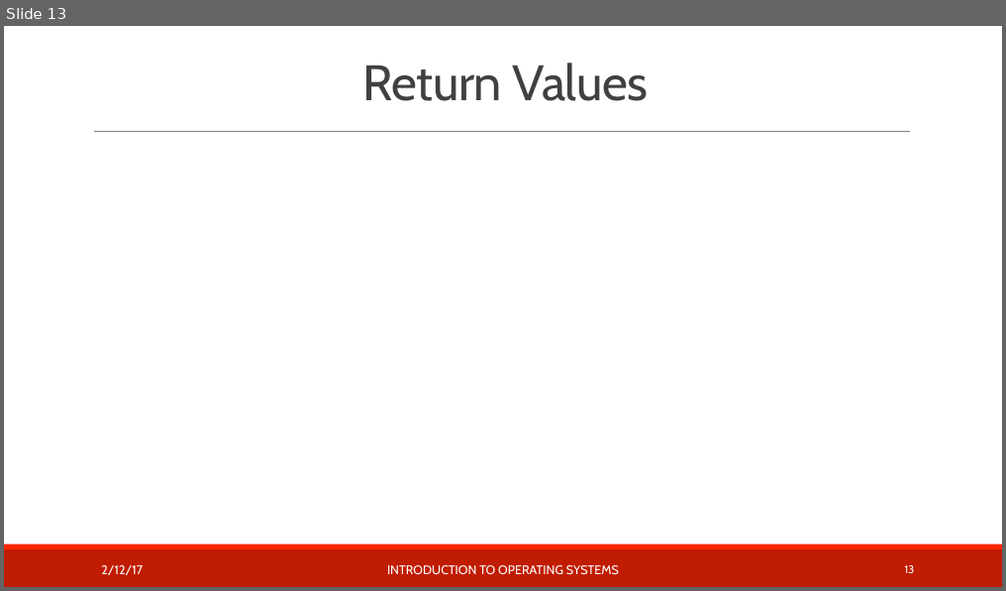
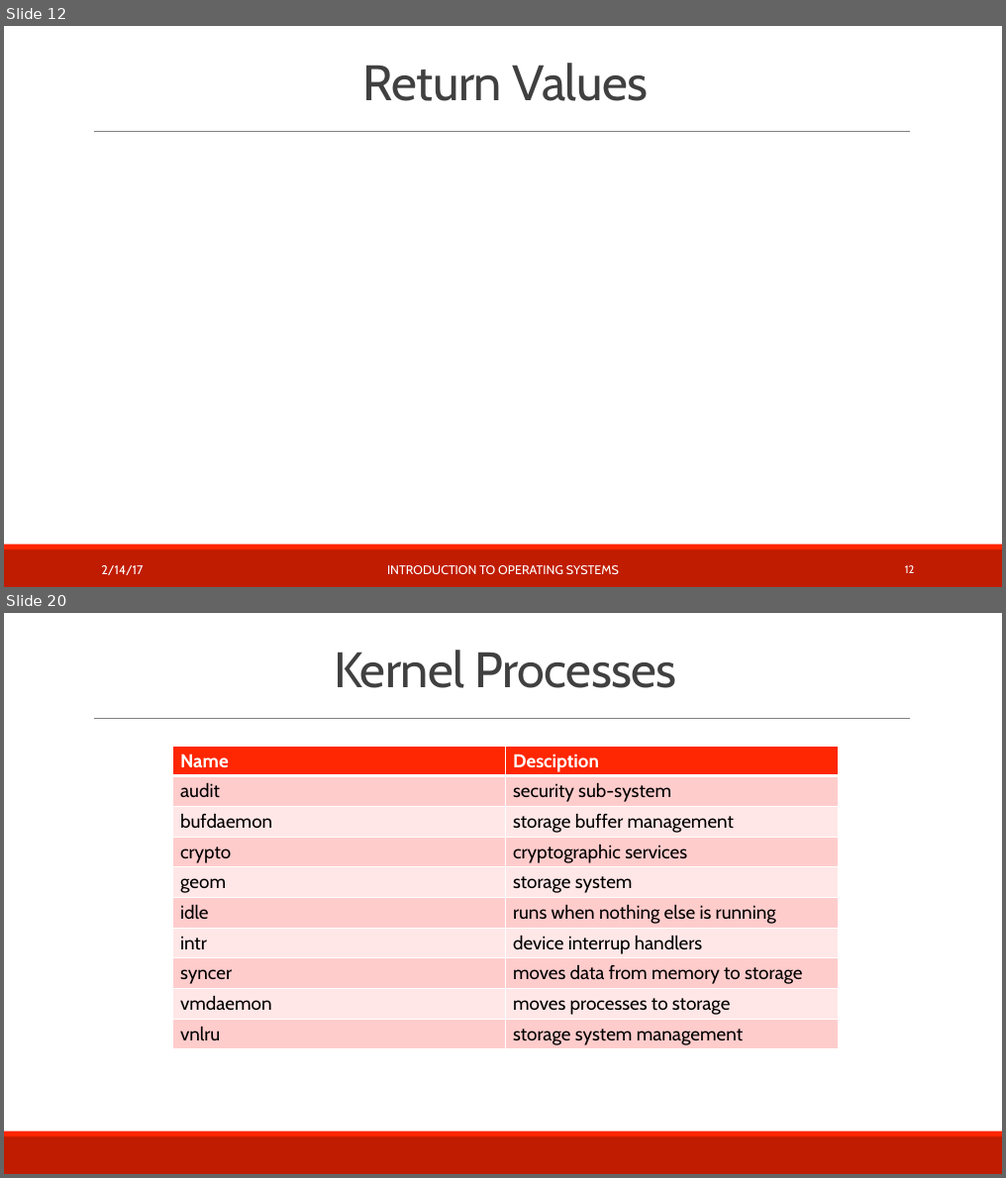
Before and after one commit to teachbsd/course, a slide deck: undergraduate/lectures/kernel-services.pptx. Shown one above the other, each under a label of ours: slide 13 before the commit, slides 12 and 20 after it; the slides between them are not shown. The pictures are 1006x591 and 1006x1178 pixels, drawn with LibreOffice and Linux fonts; fonts in the diff are those of the drawing; background and template pictures are left out. Boxes give left, top, right and bottom in pixels: in the first picture for what was removed or moved away, otherwise in the second. Text is boxed around its words. In the diff, an @@ line names an element or a change of style, - is before the commit and + after.

Commit message:
Flesh out with discussions of:
Timekeeping and clocks
Resource tracking and limiting
System processes

```diff
--- a/undergraduate/lectures/kernel-services.pptx
+++ b/undergraduate/lectures/kernel-services.pptx
@@ slide 20 added at <box>4,613,1002,1174</box>, background #FFFFFF; not listed: 3 template elements that a slide beside it also shows @@
@@ title added at <box>334,650,677,688</box>, 48 pt, text #404040 @@
+Kernel Processes
@@ table added at <box>173,746,838,1050</box>, 10 rows, 2 columns @@
+Name | Desciption
+audit | security sub-system
+bufdaemon | storage buffer management
+crypto | cryptographic services
+geom | storage system
+idle | runs when nothing else is running
+intr | device interrup handlers
+syncer | moves data from memory to storage
+vmdaemon | moves processes to storage
+vnlru | storage system management
@@ what was slide 13 is now slide 12 @@
@@ slide 12 changed as well @@
@@ text at <box>101,566,143,575</box>: text changed @@
-2/12/17
+2/14/17
@@ page number at <box>905,566,915,573</box>: text changed @@
-13
+12
```
Also in this commit, not shown: 11 other slides changed, 10 other slides added.
